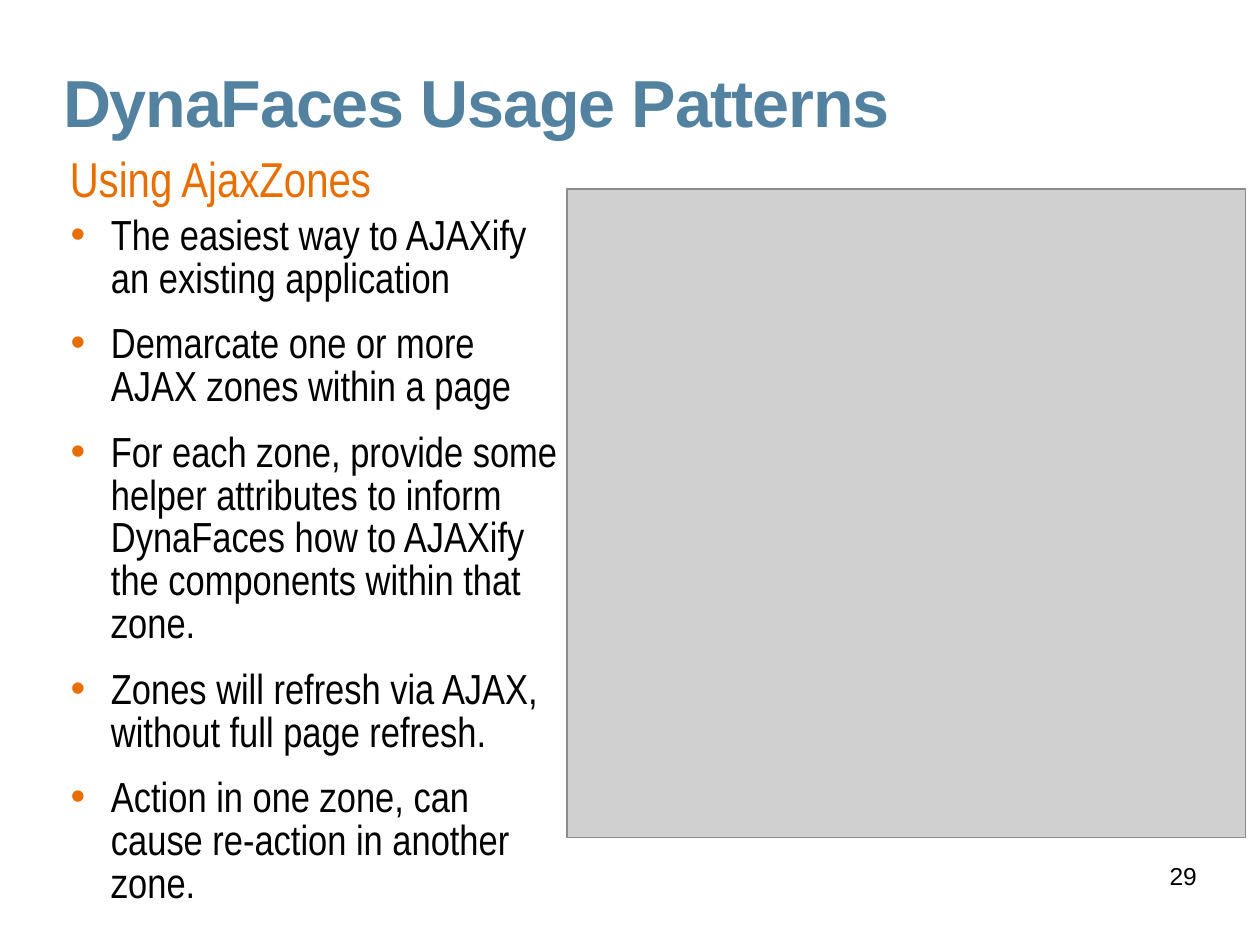
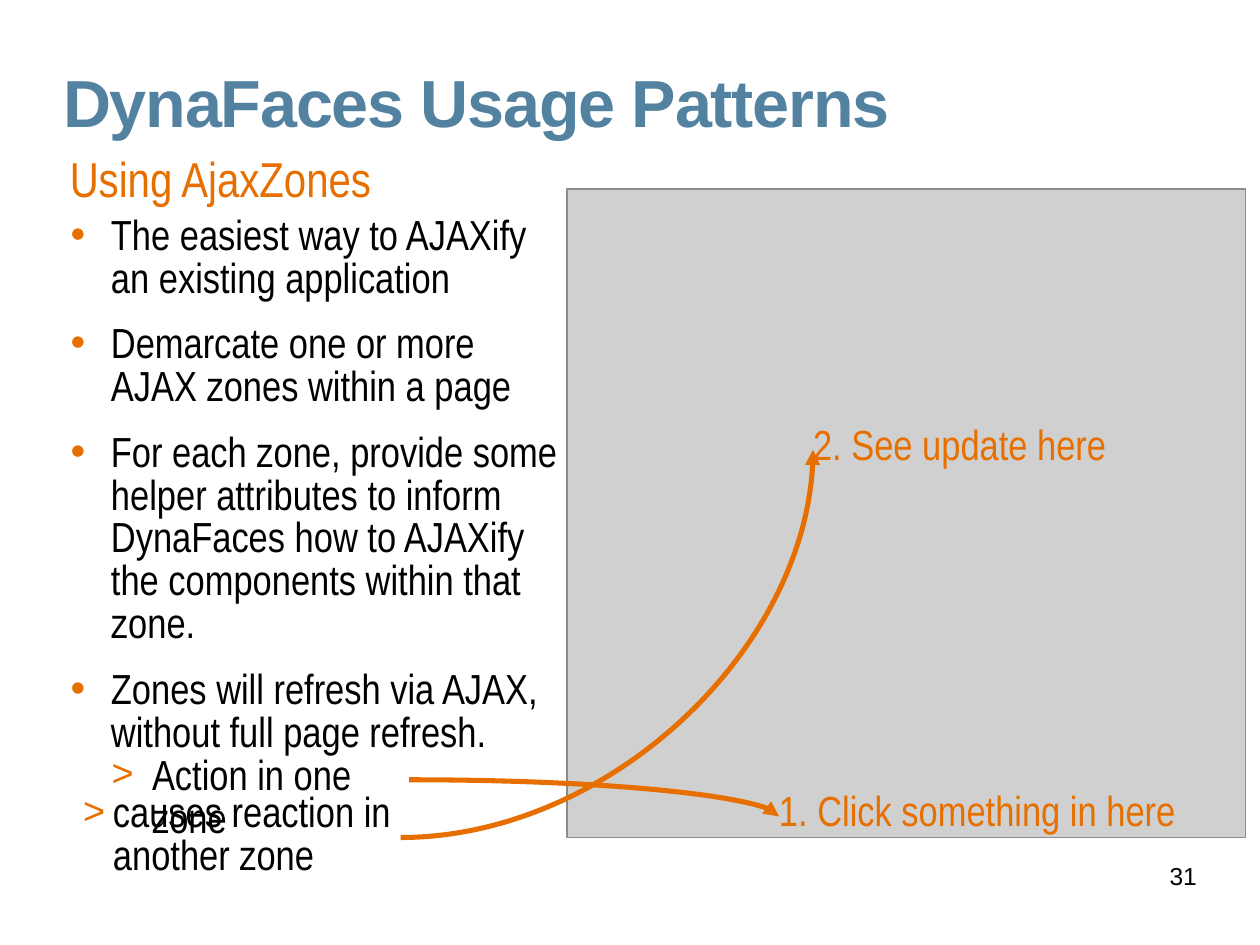
Before and after one commit to javaee/javaserverfaces-extensions, a slide deck: slide 31 of www/slides/dynafaces-advanced.odp (slide 29 before the commit). Drawn at 1260x945 pixels with LibreOffice and Linux fonts; fonts in the diff are those of the drawing; grey boxes stand for pictures; background and template pictures are left out. Boxes give left, top, right and bottom in pixels: in the first picture for what was removed or moved away, otherwise in the second. Text is boxed around its words. In the diff, an @@ line names an element or a change of style, - is before the commit and + after.

```diff
--- a/www/slides/dynafaces-advanced.odp
+++ b/www/slides/dynafaces-advanced.odp
@@ text added at [813, 429, 1106, 469], 24 pt, text #E76F00 @@
+2. See update here
@@ curved arrow added from (401, 838) to (813, 450), #E76F00 2.89 pt @@
@@ text added at [152, 759, 351, 841], 24 pt, text #000000 @@
+  > Action in one zone
@@ text at [111, 781, 509, 856]: paragraph removed @@
-• Action in one zone, can cause re-action in another zone.
@@ text added at [113, 796, 391, 871], 24 pt, text #000000 @@
+  > causes reaction in another zone
@@ curved arrow added from (410, 780) to (779, 816), #E76F00 2.89 pt @@
@@ text added at [779, 795, 1175, 835], 24 pt, text #E76F00 @@
+1. Click something in here
@@ page number at [1170, 868, 1197, 886]: text changed @@
-29
+31
```
Also in this commit, not shown: 16 other slides changed, 2 slides added, 1 other file.
